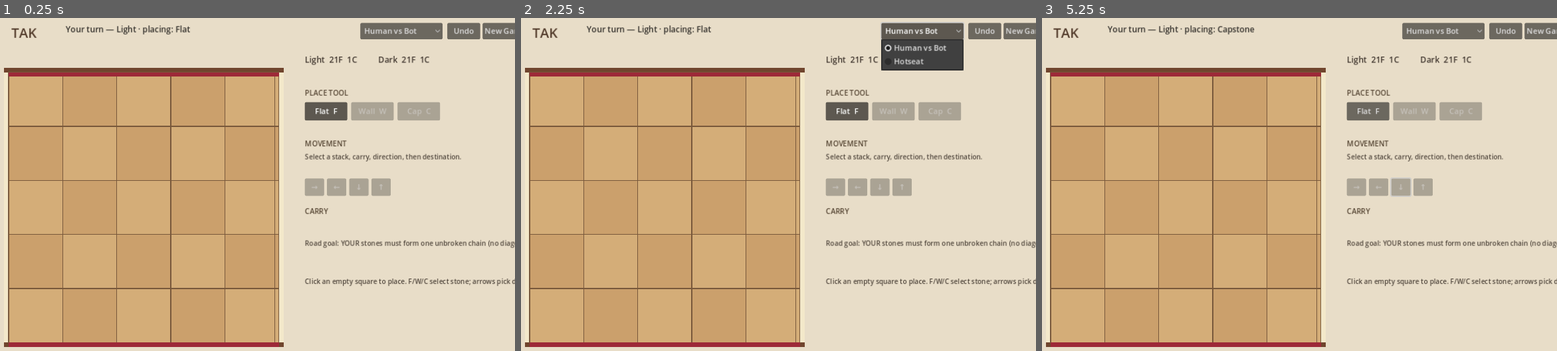
Above: before the commit, frames 1-3 (left to right).
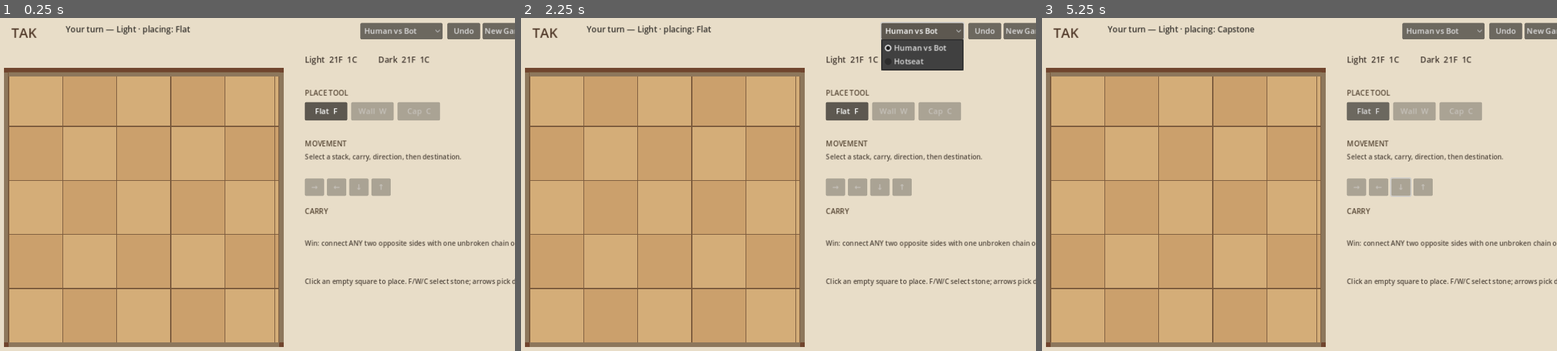
Above: after the commit, the same moments.

Repository: orbitmechanic/tak
Game: Godot game, scene res://scenes/Main.tscn
Two runs of this game, one before a commit and one after it. Both use one fixed random seed, a clock stepped at 60 frames per second and the inputs below.
Inputs (mouse positions are in pixels of both pictures, inside the frame that each line leads up to):
- Up to frame 1 (0.25 s): no input
- Up to frame 2 (2.25 s): click "New Game" at 0.5 s; click "New Game" at 1.25 s; click "Human vs Bot" at 2 s
- Up to frame 3 (5.25 s): click "Undo" at 2.75 s; click "Flat F" at 3.5 s; tap Enter at 4.25 s; move the mouse to (1407, 174) at 4.27 s; hold Right 4.28-5.03 s; tap F at 4.35 s; click (1407, 174) at 4.42 s; tap Space at 5 s; move the mouse to (1186, 211) at 5.02 s; hold Down from 5.03 s (still down); tap C at 5.1 s

The runs differ from the first frame. In frame 1, 3.1% of the frame differs, in the area x 0-100%, y 16-99%; in frame 2, 3.1%; in frame 3, 3.1%.

Commit message:
Correct road rule: a road may join ANY two opposite edges and wins for either player (per-player home edges was wrong); road_exists/road_cells now flood both orientations; bot inherits the fix via engine win state; neutral edge bands, corrected help text and README; 4 new direction tests

Diff:
--- a/Probe.gd
+++ b/Probe.gd
@@ -163,6 +163,26 @@
 	_check("vertical Dark road", vertical.road_exists(1), "top-to-bottom chain not found")
 	_check("wall on top breaks road", not broken.road_exists(0), "buried road piece incorrectly counted")
 	_check("diagonal chain is not a road", not diagonal.road_exists(0), "diagonal connectivity was accepted")
+	var vlight: TakState = _normal_state()
+	for y: int in range(5):
+		_put(vlight, y * 5 + 2, 0, TakState.FLAT)
+	var hdark: TakState = _normal_state()
+	for x: int in range(5):
+		_put(hdark, 10 + x, 1, TakState.FLAT)
+	_check("vertical Light road also counts", vlight.road_exists(0), "either-direction rule not applied to Light")
+	_check("horizontal Dark road also counts", hdark.road_exists(1), "either-direction rule not applied to Dark")
+	var vw: TakState = _normal_state()
+	vw.current = 0
+	for y: int in range(4):
+		_put(vw, y * 5 + 2, 0, TakState.FLAT)
+	vw.apply_move({"kind": "place", "cell": 22, "piece_type": TakState.FLAT})
+	_check("vertical Light road ends game", vw.over and vw.winner == 0, "vertical win not detected in apply_move")
+	var hw: TakState = _normal_state()
+	hw.current = 1
+	for x: int in range(4):
+		_put(hw, 5 + x, 1, TakState.FLAT)
+	hw.apply_move({"kind": "place", "cell": 9, "piece_type": TakState.FLAT})
+	_check("horizontal Dark road ends game", hw.over and hw.winner == 1, "horizontal win not detected for Dark")
 
 func _filled_board(light_flats: int, dark_flats: int) -> TakState:
 	var state: TakState = _normal_state()
--- a/scripts/main.gd
+++ b/scripts/main.gd
@@ -100,12 +100,12 @@
 			draw_rect(rect.grow(-4), Color(0.95, 0.79, 0.28, 0.54))
 		draw_rect(rect, Color("#78583b"), false, 2.0)
 		_draw_stack(cell, rect)
-	draw_rect(Rect2(BOARD_ORIGIN - Vector2(9, 0), Vector2(9, BOARD_PIXELS)), LIGHT_COLOR)
-	draw_rect(Rect2(BOARD_ORIGIN + Vector2(BOARD_PIXELS, 0), Vector2(9, BOARD_PIXELS)), LIGHT_COLOR)
+	draw_rect(Rect2(BOARD_ORIGIN - Vector2(9, 0), Vector2(9, BOARD_PIXELS)), Color("#8d775c"))
+	draw_rect(Rect2(BOARD_ORIGIN + Vector2(BOARD_PIXELS, 0), Vector2(9, BOARD_PIXELS)), Color("#8d775c"))
+	draw_line(BOARD_ORIGIN, BOARD_ORIGIN + Vector2(0, BOARD_PIXELS), Color("#78583b"), 2.0)
 	draw_line(BOARD_ORIGIN + Vector2(BOARD_PIXELS - 9, 0), BOARD_ORIGIN + Vector2(BOARD_PIXELS - 9, BOARD_PIXELS), Color("#78583b"), 2.0)
-	draw_line(BOARD_ORIGIN, BOARD_ORIGIN + Vector2(0, BOARD_PIXELS), Color("#78583b"), 2.0)
-	draw_rect(Rect2(BOARD_ORIGIN, Vector2(BOARD_PIXELS, 9)), DARK_COLOR)
-	draw_rect(Rect2(BOARD_ORIGIN + Vector2(0, BOARD_PIXELS), Vector2(BOARD_PIXELS, 9)), DARK_COLOR)
+	draw_rect(Rect2(BOARD_ORIGIN, Vector2(BOARD_PIXELS, 9)), Color("#8d775c"))
+	draw_rect(Rect2(BOARD_ORIGIN + Vector2(0, BOARD_PIXELS), Vector2(BOARD_PIXELS, 9)), Color("#8d775c"))
 	if state.over:
 		draw_rect(Rect2(BOARD_ORIGIN, Vector2(BOARD_PIXELS, BOARD_PIXELS)), Color(0.10, 0.08, 0.07, 0.46))
 		var winning_cells: Array[int] = []
@@ -234,7 +234,7 @@
 		button.disabled = true
 		direction_buttons.append(button)
 	_add_label("CARRY", Vector2(665, 403), Vector2(110, 25), 15, Color("#554533"))
-	_add_label("Road goal: YOUR stones must form one unbroken chain (no diagonals) between your two home edges. Light connects the CREAM sides (left-right); Dark connects the CRIMSON sides (top-bottom).", Vector2(665, 470), Vector2(400, 80), 14, Color("#51473d"))
+	_add_label("Win: connect ANY two opposite sides with one unbroken chain of your stones (top pieces only; walls on top break a road). Either direction wins for either player.", Vector2(665, 470), Vector2(400, 80), 14, Color("#51473d"))
 	_add_label("Click an empty square to place. F/W/C select stone; arrows pick direction; Esc clears selection.", Vector2(665, 549), Vector2(390, 64), 14, Color("#51473d"))
 
 func _add_label(text: String, position: Vector2, size: Vector2, font_size: int, color: Color) -> Label:
--- a/scripts/tak_state.gd
+++ b/scripts/tak_state.gd
@@ -76,29 +76,53 @@
 		return -1
 	return int(cells[cell * MAX_STACK + level]) % 3
 
-func is_road_piece(cell: int, player: int) -> bool:
-	var top_type: int = piece_type(cell)
-	return piece_owner(cell) == player and (top_type == FLAT or top_type == CAPSTONE)
-
 func road_exists(player: int) -> bool:
 	if _road_masks_dirty:
 		_rebuild_road_masks()
 	if _road_status_dirty[player] != 0:
-		_road_status[player] = 1 if _mask_has_road(int(_road_masks[player]), player) else 0
+		_road_status[player] = 1 if _mask_connects(int(_road_masks[player]), true) or _mask_connects(int(_road_masks[player]), false) else 0
 		_road_status_dirty[player] = 0
 	return _road_status[player] != 0
 
-func _mask_has_road(qualifying: int, player: int) -> bool:
-	var frontier: int = qualifying & (LEFT_EDGE_MASK if player == 0 else TOP_EDGE_MASK)
+func _mask_connects(qualifying: int, horizontal: bool) -> bool:
+	var start: int = LEFT_EDGE_MASK if horizontal else TOP_EDGE_MASK
+	var goal: int = RIGHT_EDGE_MASK if horizontal else BOTTOM_EDGE_MASK
+	var frontier: int = qualifying & start
 	var seen: int = 0
-	var goal: int = RIGHT_EDGE_MASK if player == 0 else BOTTOM_EDGE_MASK
 	while frontier != 0:
 		if (frontier & goal) != 0:
 			return true
 		seen |= frontier
-		var neighbors: int = ((frontier << 1) & ~LEFT_EDGE_MASK) | ((frontier >> 1) & ~RIGHT_EDGE_MASK) | (frontier << BOARD_SIZE) | (frontier >> BOARD_SIZE)
+		var neighbors: int = ((frontier << 1) & ~LEFT_EDGE_MASK) | ((frontier >> 1) & ~RIGHT_EDGE_MASK) | (((frontier << BOARD_SIZE) | (frontier >> BOARD_SIZE)) & BOARD_MASK)
 		frontier = neighbors & qualifying & BOARD_MASK & ~seen
 	return false
+
+func road_cells(player: int) -> Array[int]:
+	if _road_masks_dirty:
+		_rebuild_road_masks()
+	var qualifying: int = int(_road_masks[player])
+	for horizontal: bool in [true, false]:
+		var found: Array[int] = _road_cells_dir(qualifying, horizontal)
+		if not found.is_empty():
+			return found
+	return []
+
+func _road_cells_dir(qualifying: int, horizontal: bool) -> Array[int]:
+	var start: int = LEFT_EDGE_MASK if horizontal else TOP_EDGE_MASK
+	var goal: int = RIGHT_EDGE_MASK if horizontal else BOTTOM_EDGE_MASK
+	var frontier: int = qualifying & start
+	var seen: int = 0
+	while frontier != 0:
+		seen |= frontier
+		if (frontier & goal) != 0:
+			var result: Array[int] = []
+			for cell: int in range(CELL_COUNT):
+				if (seen & (1 << cell)) != 0:
+					result.append(cell)
+			return result
+		var neighbors: int = ((frontier << 1) & ~LEFT_EDGE_MASK) | ((frontier >> 1) & ~RIGHT_EDGE_MASK) | (((frontier << BOARD_SIZE) | (frontier >> BOARD_SIZE)) & BOARD_MASK)
+		frontier = neighbors & qualifying & BOARD_MASK & ~seen
+	return []
 
 func _rebuild_road_masks() -> void:
 	_road_masks[0] = 0
@@ -158,42 +182,6 @@
 		_road_status_dirty[0] = 1
 	if old_dark != (int(_road_masks[1]) & bit):
 		_road_status_dirty[1] = 1
-
-func road_cells(player: int) -> Array[int]:
-	var visited: PackedByteArray = PackedByteArray()
-	visited.resize(CELL_COUNT)
-	visited.fill(0)
-	var queue: Array[int] = []
-	var head: int = 0
-	if player == 0:
-		for y: int in range(BOARD_SIZE):
-			var start: int = y * BOARD_SIZE
-			if is_road_piece(start, player):
-				visited[start] = 1
-				queue.append(start)
-	else:
-		for x: int in range(BOARD_SIZE):
-			var start: int = x
-			if is_road_piece(start, player):
-				visited[start] = 1
-				queue.append(start)
-	while head < queue.size():
-		var cell: int = queue[head]
-		head += 1
-		var x: int = cell % BOARD_SIZE
-		var y: int = cell / BOARD_SIZE
-		if (player == 0 and x == BOARD_SIZE - 1) or (player == 1 and y == BOARD_SIZE - 1):
-			var result: Array[int] = []
-			for visited_cell: int in range(CELL_COUNT):
-				if visited[visited_cell] == 1:
-					result.append(visited_cell)
-			return result
-		for direction: int in range(4):
-			var next: int = _neighbor(cell, direction)
-			if next >= 0 and visited[next] == 0 and is_road_piece(next, player):
-				visited[next] = 1
-				queue.append(next)
-	return []
 
 func flats_count(player: int) -> int:
 	var total: int = 0
Binary file changed: docs/screenshot.png
Not shown, changed: README.md
